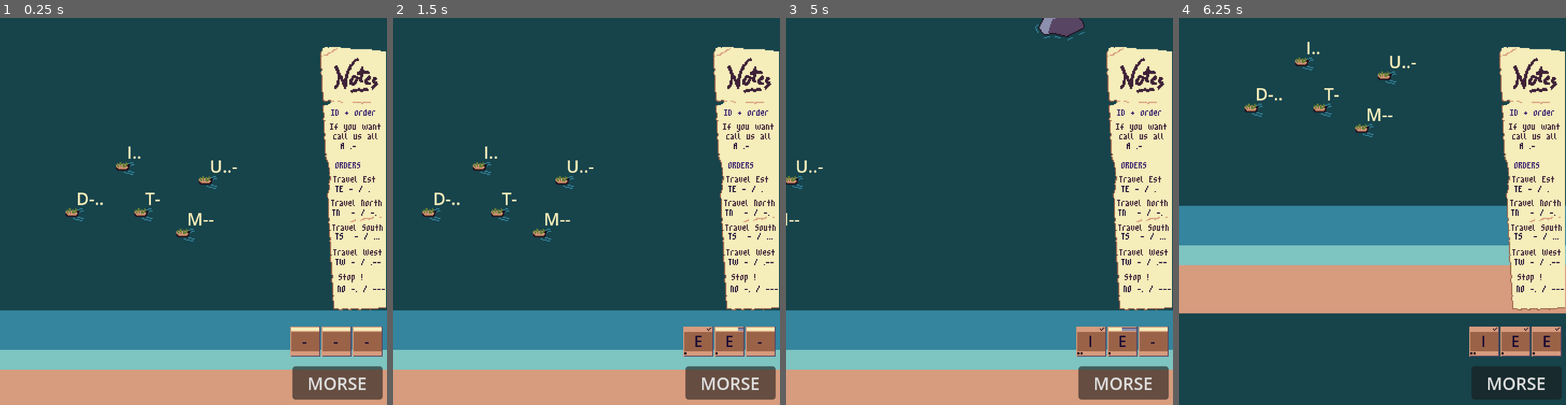
Above: before the commit, frames 1-4 (left to right).
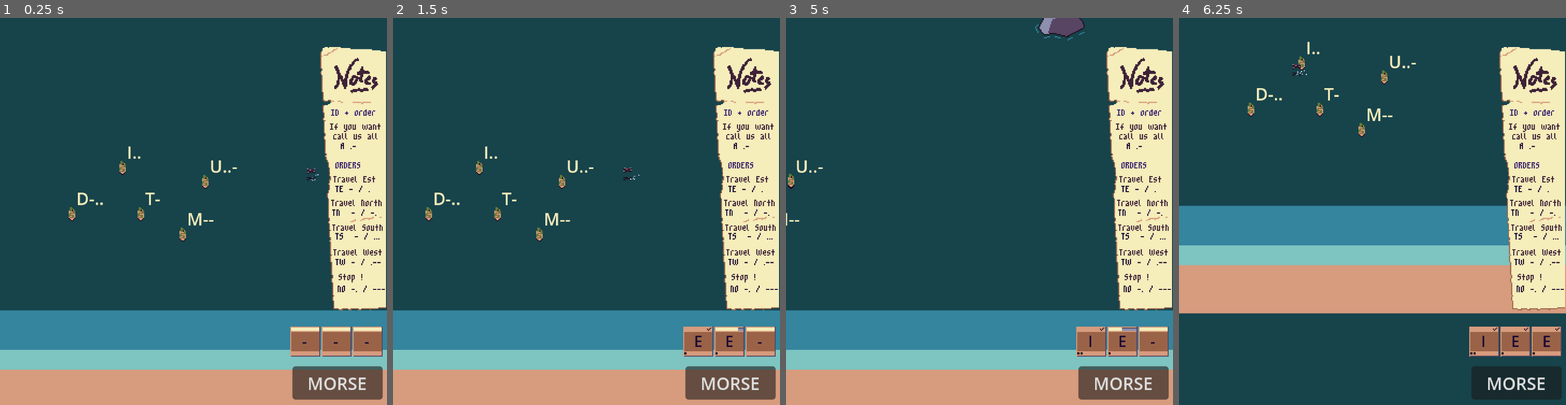
Above: after the commit, the same moments.

Repository: Mugule/LD60
Game: Godot game, scene res://Level/level.tscn
Two runs of this game, one before a commit and one after it. Both use one fixed random seed, a clock stepped at 60 frames per second and the inputs below. This scene is started directly instead of the project's main scene.
Inputs (mouse positions are in pixels of both pictures, inside the frame that each line leads up to):
- Up to frame 1 (0.25 s): no input
- Up to frame 2 (1.5 s): click "MORSE" at 0.5 s; tap Enter (ui_accept) at 1.25 s; move the mouse to (671, 192) at 1.27 s; hold Right (ui_right) from 1.28 s (still down); click (671, 192) at 1.35 s
- Up to frame 3 (5 s): tap Enter (ui_accept) at 1.52, 2.27, 3.5, 3.77, 4.52 s; move the mouse to (902, 230) at 2.02 s; release Right (ui_right) at 2.03 s; hold Down (ui_down) 2.03-2.78 s; click (902, 230) at 2.1 s; move the mouse to (1018, 126) at 2.77 s; hold Right (ui_right) 2.78-3.53 s; click (1018, 126) at 2.85 s; move the mouse to (960, 288) at 3.52 s; hold Up (ui_up) 3.53-4.28 s; click (960, 288) at 3.6 s; move the mouse to (1095, 269) at 4.27 s; hold Left (ui_left) from 4.28 s (still down); click (1095, 269) at 4.35 s
- Up to frame 4 (6.25 s): move the mouse to (1256, 153) at 5.02 s; click (1256, 153) at 5.1 s; tap Enter (ui_accept) at 5.27 s; move the mouse to (1391, 211) at 5.77 s; release Left (ui_left) at 5.78 s; hold Down (ui_down) from 5.78 s (still down); click (1391, 211) at 5.85 s

The runs differ from the first frame. In frame 1, 0.5% of the frame differs, in the area x 16-83%, y 36-58%; in frame 2, 0.5%, in the area x 7-64%, y 36-58%; in frame 3, less than 0.1%; in frame 4, 0.5%.

Commit message:
drone starting, dog walking break

Diff:
--- a/Level/level.tscn
+++ b/Level/level.tscn
@@ -11,6 +11,7 @@
 [ext_resource type="Script" uid="uid://dpdh1b45wiykp" path="res://Level/biper.gd" id="5_iincs"]
 [ext_resource type="Script" uid="uid://bpnm8bnsattdk" path="res://Level/letter_container.gd" id="6_d6qko"]
 [ext_resource type="PackedScene" uid="uid://dasmapp1dg0jy" path="res://Level/letter.tscn" id="6_nk1il"]
+[ext_resource type="PackedScene" uid="uid://slfo4x6t3dru" path="res://Objects/drone.tscn" id="7_1p6h5"]
 [ext_resource type="Texture2D" uid="uid://m0pf615jp016" path="res://Aseprite/mockup/beach.png" id="10_py82k"]
 [ext_resource type="Texture2D" uid="uid://xa318p8svxwl" path="res://Aseprite/mockup/notes.png" id="12_i5g78"]
 [ext_resource type="FontFile" uid="uid://cyrc7x1exlkj1" path="res://Fonts/m3x6.ttf" id="13_q47le"]
@@ -137,6 +138,12 @@
 [node name="U" parent="World/Boats" unique_id=1449247885 instance=ExtResource("3_wqlfs")]
 y_sort_enabled = false
 position = Vector2(181, 406)
+
+[node name="Drones" type="Node2D" parent="World" unique_id=1255335364]
+y_sort_enabled = true
+
+[node name="Drone" parent="World/Drones" unique_id=164660705 instance=ExtResource("7_1p6h5")]
+position = Vector2(117, -29)
 
 [node name="Camera2D" type="Camera2D" parent="." unique_id=486463483]
 position_smoothing_speed = 1.0
--- a/Objects/boat.gd
+++ b/Objects/boat.gd
@@ -5,6 +5,7 @@
 @onready var horizontal_collision_shape : CollisionShape2D = $Area2D/HorizontalCollisionShape
 @onready var vertical_collision_shape : CollisionShape2D = $Area2D/VerticalCollisionShape
 @onready var area_2d : Area2D = $Area2D
+@onready var particule : CPUParticles2D = $CPUParticles2D
 
 
 @export var speed_1 : float = 6.0
@@ -39,11 +40,16 @@
 		else :
 			actual_direction = orders[new_order]
 			actual_speed = speed_1
-		# Collision
-		if actual_direction.x != 0 :
+		# Collision and particules
+		if actual_direction == Vector2.ZERO :
+			particule.emitting = false
+			# Keep actual collision
+		elif actual_direction.x != 0 :
+			particule.emitting = true
 			horizontal_collision_shape.disabled = true
 			vertical_collision_shape.disabled = false
 		else :
+			particule.emitting = true
 			horizontal_collision_shape.disabled = false
 			vertical_collision_shape.disabled = true
 		# Animation
--- a/Objects/boat.tscn
+++ b/Objects/boat.tscn
@@ -90,13 +90,18 @@
 radius = 3.0
 height = 10.0
 
+[sub_resource type="Gradient" id="Gradient_jnrec"]
+colors = PackedColorArray(0.9607843, 0.92941177, 1, 1, 0.20392157, 0.52156866, 0.6156863, 1)
+
 [node name="Boat" type="Node2D" unique_id=100744886]
 y_sort_enabled = true
 script = ExtResource("1_jnrec")
 
 [node name="Sprite" type="AnimatedSprite2D" parent="." unique_id=297426315]
 sprite_frames = SubResource("SpriteFrames_ur235")
-animation = &"TW"
+animation = &"TE"
+autoplay = "TS"
+frame_progress = 0.4989411
 
 [node name="Id" type="Label" parent="." unique_id=1662204354]
 offset_left = 4.0
@@ -115,3 +120,16 @@
 [node name="HorizontalCollisionShape" type="CollisionShape2D" parent="Area2D" unique_id=2037097661]
 rotation = 1.5707964
 shape = SubResource("CapsuleShape2D_xnmmp")
+
+[node name="CPUParticles2D" type="CPUParticles2D" parent="." unique_id=228546864]
+position = Vector2(-6, 3)
+emitting = false
+lifetime = 0.5
+emission_shape = 3
+emission_rect_extents = Vector2(3, 0)
+direction = Vector2(-1, -0.5)
+spread = 14.71
+gravity = Vector2(0, 10)
+initial_velocity_min = 10.0
+initial_velocity_max = 20.0
+color_initial_ramp = SubResource("Gradient_jnrec")
--- /dev/null
+++ b/Objects/drone.gd
@@ -0,0 +1,7 @@
+class_name Drone extends Node2D
+
+@export var speed : float = 30
+var direction : Vector2 = Vector2.ZERO
+
+func _process(delta):
+	position += Vector2(-1,0) * delta * 30
--- /dev/null
+++ b/Objects/drone.tscn
@@ -0,0 +1,75 @@
+[gd_scene format=3 uid="uid://slfo4x6t3dru"]
+
+[ext_resource type="Script" uid="uid://cygqitt8h7lcr" path="res://Objects/drone.gd" id="1_j8ubb"]
+[ext_resource type="Texture2D" uid="uid://buj5x4tbw3klj" path="res://Aseprite/objects/drones.png" id="1_qtiyw"]
+
+[sub_resource type="AtlasTexture" id="AtlasTexture_j8ubb"]
+atlas = ExtResource("1_qtiyw")
+region = Rect2(0, 0, 24, 24)
+
+[sub_resource type="AtlasTexture" id="AtlasTexture_isdyx"]
+atlas = ExtResource("1_qtiyw")
+region = Rect2(24, 0, 24, 24)
+
+[sub_resource type="AtlasTexture" id="AtlasTexture_yeay5"]
+atlas = ExtResource("1_qtiyw")
+region = Rect2(48, 0, 24, 24)
+
+[sub_resource type="AtlasTexture" id="AtlasTexture_nrc82"]
+atlas = ExtResource("1_qtiyw")
+region = Rect2(72, 0, 24, 24)
+
+[sub_resource type="SpriteFrames" id="SpriteFrames_j2i4t"]
+animations = [{
+"frames": [{
+"duration": 1.0,
+"texture": SubResource("AtlasTexture_j8ubb")
+}, {
+"duration": 1.0,
+"texture": SubResource("AtlasTexture_isdyx")
+}, {
+"duration": 1.0,
+"texture": SubResource("AtlasTexture_yeay5")
+}, {
+"duration": 1.0,
+"texture": SubResource("AtlasTexture_nrc82")
+}],
+"loop": true,
+"name": &"default",
+"speed": 10.0
+}]
+
+[sub_resource type="Gradient" id="Gradient_j8ubb"]
+colors = PackedColorArray(0.9607843, 0.92941177, 1, 1, 0.20392157, 0.52156866, 0.6156863, 1)
+
+[sub_resource type="CircleShape2D" id="CircleShape2D_isdyx"]
+radius = 4.0
+
+[node name="Drone" type="Node2D" unique_id=164660705]
+y_sort_enabled = true
+script = ExtResource("1_j8ubb")
+
+[node name="AnimatedSprite2D" type="AnimatedSprite2D" parent="." unique_id=2042932028]
+position = Vector2(1, -4)
+sprite_frames = SubResource("SpriteFrames_j2i4t")
+autoplay = "default"
+frame_progress = 0.12700313
+
+[node name="CPUParticles2D" type="CPUParticles2D" parent="." unique_id=1469229906]
+y_sort_enabled = true
+position = Vector2(0, -2)
+lifetime = 0.3
+emission_shape = 3
+emission_rect_extents = Vector2(3, 3)
+direction = Vector2(0, -0.5)
+spread = 49.9
+gravity = Vector2(0, 80)
+initial_velocity_min = 10.0
+initial_velocity_max = 20.0
+color_initial_ramp = SubResource("Gradient_j8ubb")
+
+[node name="Area2D" type="Area2D" parent="." unique_id=1968752005]
+
+[node name="CollisionShape2D" type="CollisionShape2D" parent="Area2D" unique_id=651214015]
+position = Vector2(0, -2)
+shape = SubResource("CircleShape2D_isdyx")
Binary file changed: Aseprite/boats/civilian.aseprite
Binary file changed: Aseprite/boats/civilian.png
Binary file added: Aseprite/objects/drones.aseprite
Binary file added: Aseprite/objects/drones.png
Not shown, added: Aseprite/objects/drones.png.import
Not shown, added: Objects/drone.gd.uid
